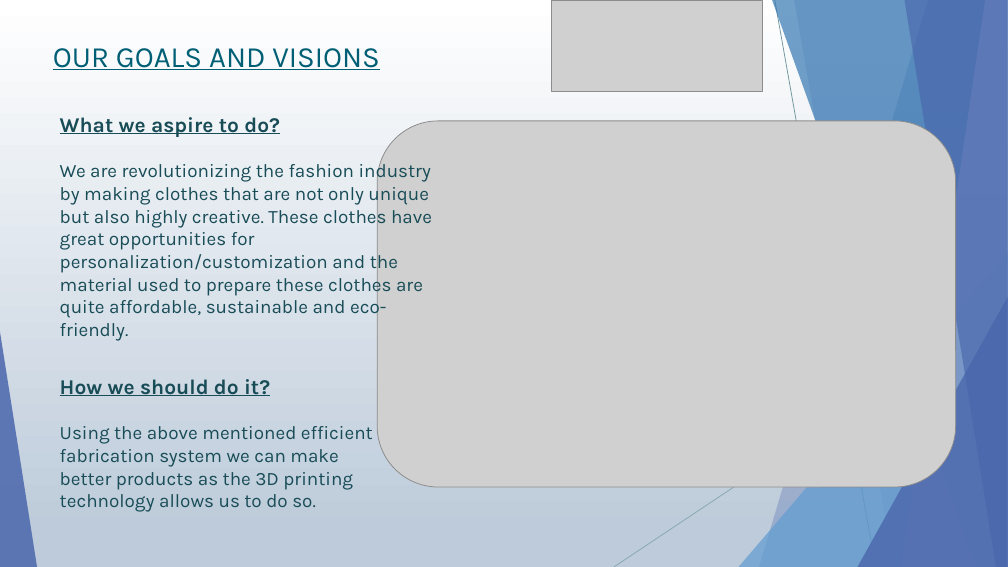
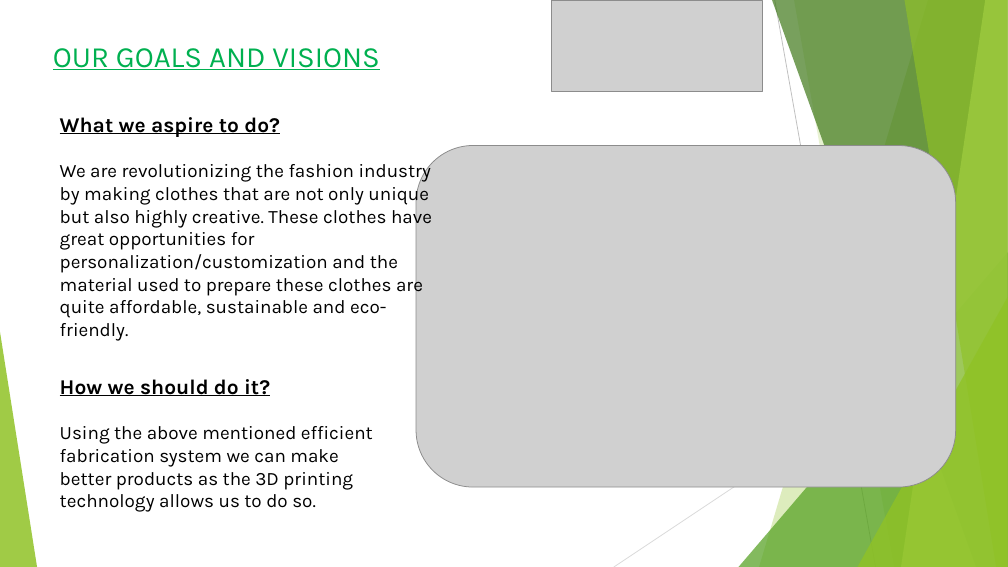
Before and after one commit to subhro1530/Hult-Prize, a slide deck: slide 4 of Demonstration.pptx. Drawn at 1008x567 pixels with LibreOffice and Linux fonts; fonts in the diff are those of the drawing; grey boxes stand for pictures. Boxes give left, top, right and bottom in pixels: in the first picture for what was removed or moved away, otherwise in the second. Text is boxed around its words. In the diff, an @@ line names an element or a change of style, - is before the commit and + after.

```diff
--- a/Demonstration.pptx
+++ b/Demonstration.pptx
@@ background gradient #FFFFFF to #BCCCDB to #FFFFFF @@
@@ freeform shape at bbox=[759, 0, 1008, 567]: fill #4A66AC at 30% opacity to #90C226 at 30% opacity @@
@@ freeform shape at bbox=[772, 0, 1008, 567]: fill #3477B2 at 70% opacity to #3F7819 at 70% opacity @@
@@ line (775, 0) - (876, 567): stroke #7197A0 0.75 pt to #BFBFBF 0.75 pt @@
@@ freeform shape at bbox=[794, 0, 1008, 567]: fill #4A66AC at 20% opacity to #90C226 at 20% opacity @@
@@ freeform shape at bbox=[901, 0, 1008, 567]: fill #90A2CF at 70% opacity to #C0E474 at 70% opacity @@
@@ freeform shape at bbox=[904, 0, 1008, 567]: fill #4A66AC at 65% opacity to #90C226 at 65% opacity @@
@@ text "OUR GOALS AND VISIONS" at bbox=[53, 48, 379, 70]: text colour #005F75 to #00B050 @@
@@ text "What we aspire to do?" at bbox=[60, 117, 432, 341]: text colour #184C57 to #000000 @@
@@ picture: place and size @@
-picture at bbox=[377, 121, 956, 487]
+picture at bbox=[416, 145, 956, 487]
@@ triangle at bbox=[739, 252, 1008, 567]: fill #629DD1 at 72% opacity to #54A021 at 72% opacity @@
@@ triangle at bbox=[858, 297, 1008, 567]: fill #4A66AC at 80% opacity to #90C226 at 80% opacity @@
@@ line (1008, 305) - (614, 567): stroke #87A7AF 0.75 pt to #D9D9D9 0.75 pt @@
@@ triangle at bbox=[0, 332, 37, 567]: fill #4A66AC at 85% opacity to #90C226 at 85% opacity @@
@@ text "How we should do it?" at bbox=[60, 379, 373, 512]: text colour #184C57 to #000000 @@
```
Also in this commit, not shown: 6 other slides changed, 5 slides added, 2 slides removed.
